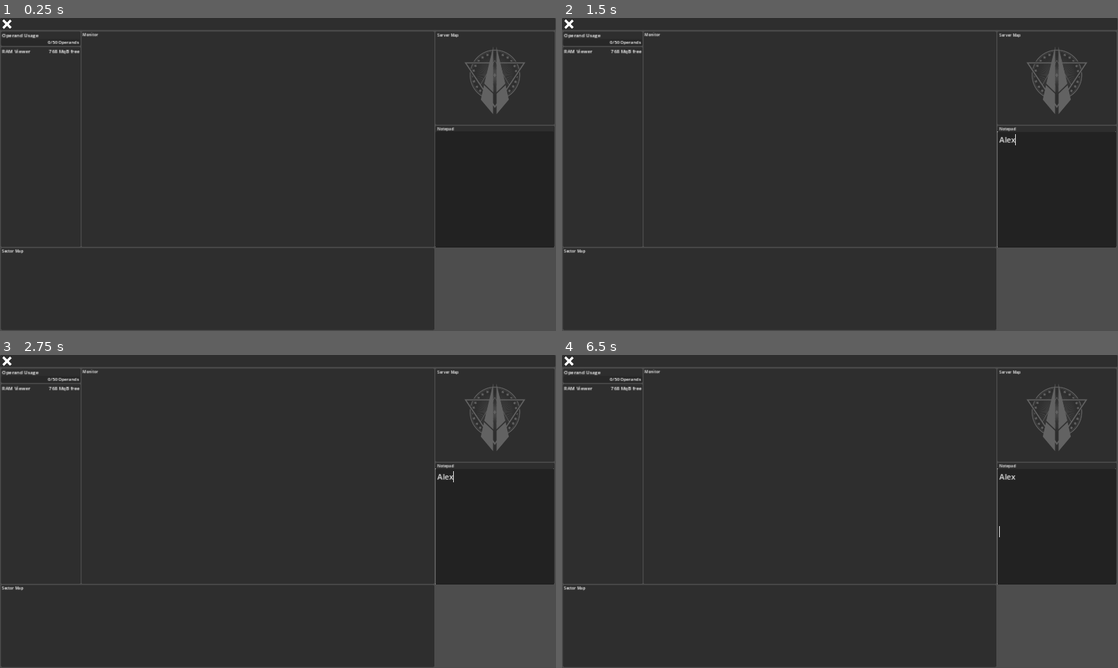
Above: before the commit, frames 1-4 (two rows, left to right).
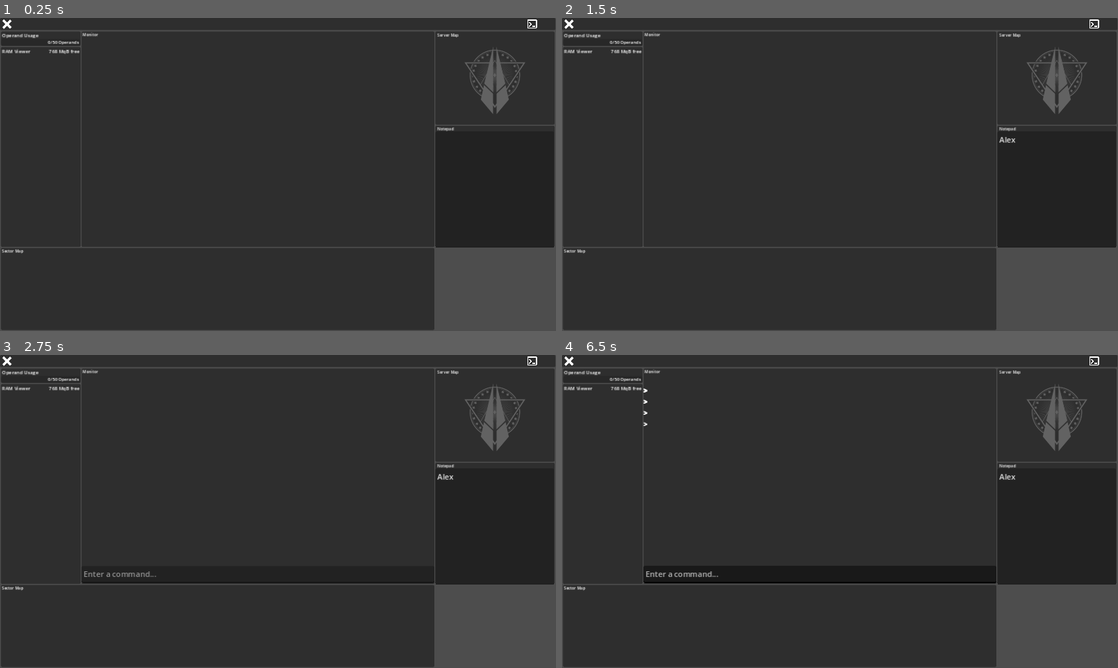
Above: after the commit, the same moments.

Repository: pivinx1/canon
Game: Godot game, scene res://scenes/game.tscn
Two runs of this game, one before a commit and one after it. Both use one fixed random seed, a clock stepped at 60 frames per second and the inputs below.
Inputs (mouse positions are in pixels of both pictures, inside the frame that each line leads up to):
- Up to frame 1 (0.25 s): no input
- Up to frame 2 (1.5 s): click (1056, 190) at 0.52 s; type "Alex" at 0.6 s; click (1112, 24) at 1.27 s
- Up to frame 3 (2.75 s): click (533, 361) at 2.02 s
- Up to frame 4 (6.5 s): click (1112, 361) at 2.77 s; click (1095, 361) at 3.52 s; click (1112, 361) at 4.27 s; click (1095, 361) at 5.02 s; tap Enter (ui_accept) at 5.75, 5.85, 6.02, 6.32 s

The runs differ from the first frame. In frame 1, less than 0.1% of the frame differs, in the area x 94-97%, y 0-4%; in frame 2, less than 0.1%; in frame 3, 0.3%; in frame 4, 0.5%, in the area x 14-100%, y 0-74%.

Commit message:
spawn terminal in monitor with button

Diff:
--- /dev/null
+++ b/MonitorView.gd
@@ -0,0 +1,10 @@
+extends Panel
+
+@onready var viewport = get_node("Viewport")
+
+func _on_terminal_button_pressed():
+	print("im doing something")
+	var packedTerminal: PackedScene = preload("res://prefab/terminal.tscn")
+	var terminalInstance: Node = packedTerminal.instantiate()
+	viewport.add_child(terminalInstance)
+	print("im done doing something")
--- a/prefab/terminal.tscn
+++ b/prefab/terminal.tscn
@@ -1,8 +1,11 @@
-[gd_scene load_steps=2 format=3 uid="uid://d0mpgb5epdl6q"]
+[gd_scene load_steps=3 format=3 uid="uid://d0mpgb5epdl6q"]
 
 [ext_resource type="Script" path="res://scripts/terminal/terminal.gd" id="1_bxis3"]
 
-[node name="Terminal" type="Control"]
+[sub_resource type="LabelSettings" id="LabelSettings_lnlvt"]
+font_size = 14
+
+[node name="Terminal" type="Control" node_paths=PackedStringArray("entry_field", "echo_box")]
 layout_mode = 3
 anchors_preset = 15
 anchor_right = 1.0
@@ -12,22 +15,20 @@
 grow_horizontal = 2
 grow_vertical = 2
 script = ExtResource("1_bxis3")
+entry_field = NodePath("EntryField")
+echo_box = NodePath("Echo")
 
-[node name="EntryField" type="TextEdit" parent="."]
+[node name="EntryField" type="LineEdit" parent="."]
 layout_mode = 0
-offset_top = 612.0
-offset_right = 1151.0
-offset_bottom = 647.0
+offset_top = 397.0
+offset_right = 731.0
+offset_bottom = 432.0
 placeholder_text = "Enter a command..."
-scroll_past_end_of_file = true
-scroll_fit_content_height = true
-caret_type = 1
 caret_blink = true
 caret_mid_grapheme = true
 
-[node name="Echo" type="TextEdit" parent="."]
+[node name="Echo" type="Label" parent="."]
 layout_mode = 0
-offset_right = 1151.0
-offset_bottom = 612.0
-editable = false
-wrap_mode = 1
+offset_right = 731.0
+offset_bottom = 397.0
+label_settings = SubResource("LabelSettings_lnlvt")
--- a/scenes/game.tscn
+++ b/scenes/game.tscn
@@ -1,10 +1,12 @@
-[gd_scene load_steps=14 format=3 uid="uid://c7pdo7r01v0vm"]
+[gd_scene load_steps=16 format=3 uid="uid://c7pdo7r01v0vm"]
 
 [ext_resource type="Script" path="res://scripts/game.gd" id="1_2eukn"]
 [ext_resource type="Texture2D" uid="uid://8xvo1wyc50l6" path="res://textures/sanctifiers_logo.png" id="1_ax7cx"]
 [ext_resource type="Script" path="res://scripts/Jukebox.gd" id="2_3awj7"]
 [ext_resource type="Script" path="res://scripts/Toolbar.gd" id="3_ywqmx"]
 [ext_resource type="Texture2D" uid="uid://b2l51tjioeu4t" path="res://textures/UIComponents/Cross.png" id="4_5bj53"]
+[ext_resource type="Texture2D" uid="uid://bh8bwrs4my671" path="res://textures/UIComponents/Terminal.png" id="6_21hy4"]
+[ext_resource type="Script" path="res://MonitorView.gd" id="7_jqy2d"]
 
 [sub_resource type="LabelSettings" id="LabelSettings_4n43j"]
 font_size = 8
@@ -82,7 +84,24 @@
 offset_left = 2.0
 offset_right = 27.0
 offset_bottom = 25.0
+tooltip_text = "Exits the game."
 texture_normal = ExtResource("4_5bj53")
+ignore_texture_size = true
+stretch_mode = 5
+
+[node name="OpenMailView" type="TextureButton" parent="Toolbar"]
+layout_mode = 0
+offset_left = 1124.0
+offset_right = 1149.0
+offset_bottom = 25.0
+
+[node name="OpenTerminal" type="TextureButton" parent="Toolbar"]
+layout_mode = 0
+offset_left = 1090.0
+offset_right = 1115.0
+offset_bottom = 25.0
+tooltip_text = "Opens the terminal."
+texture_normal = ExtResource("6_21hy4")
 ignore_texture_size = true
 stretch_mode = 5
 
@@ -170,6 +189,13 @@
 offset_top = 28.0
 offset_right = 900.0
 offset_bottom = 474.0
+script = ExtResource("7_jqy2d")
+
+[node name="Viewport" type="Control" parent="MonitorView"]
+anchors_preset = 0
+offset_top = 12.0
+offset_right = 731.0
+offset_bottom = 446.0
 
 [node name="Label" type="Label" parent="MonitorView"]
 layout_mode = 0
@@ -180,12 +206,6 @@
 "
 label_settings = SubResource("LabelSettings_wb2h4")
 
-[node name="Viewport" type="Control" parent="MonitorView"]
-anchors_preset = 0
-offset_top = 12.0
-offset_right = 731.0
-offset_bottom = 446.0
-
 [node name="Notepad" type="Panel" parent="."]
 layout_mode = 0
 offset_left = 902.0
@@ -210,3 +230,4 @@
 
 [connection signal="play" from="." to="AudioStreamPlayer" method="_play"]
 [connection signal="pressed" from="Toolbar/ExitGame" to="Toolbar" method="_on_exit_game_pressed"]
+[connection signal="pressed" from="Toolbar/OpenTerminal" to="MonitorView" method="_on_terminal_button_pressed"]
--- a/scripts/terminal/terminal.gd
+++ b/scripts/terminal/terminal.gd
@@ -1,13 +1,14 @@
 extends Control
 
-@export var entry_field: TextEdit
-@export var echo_box: TextEdit
+@export var entry_field: LineEdit
+@export var echo_box: Label
 
 # Called when the node enters the scene tree for the first time.
 func _ready():
 	pass # Replace with function body.
 
-
-# Called every frame. 'delta' is the elapsed time since the previous frame.
 func _input(event):
-	if event == Input.is_action_just_pressed("ui_accept"):
+	if Input.is_key_pressed(KEY_ENTER):
+		var command: String = "\n> " + entry_field.text
+		echo_box.text += command
+		entry_field.text = ""
Binary file added: textures/UIComponents/Terminal.png
Not shown, added: textures/UIComponents/Terminal.png.import
